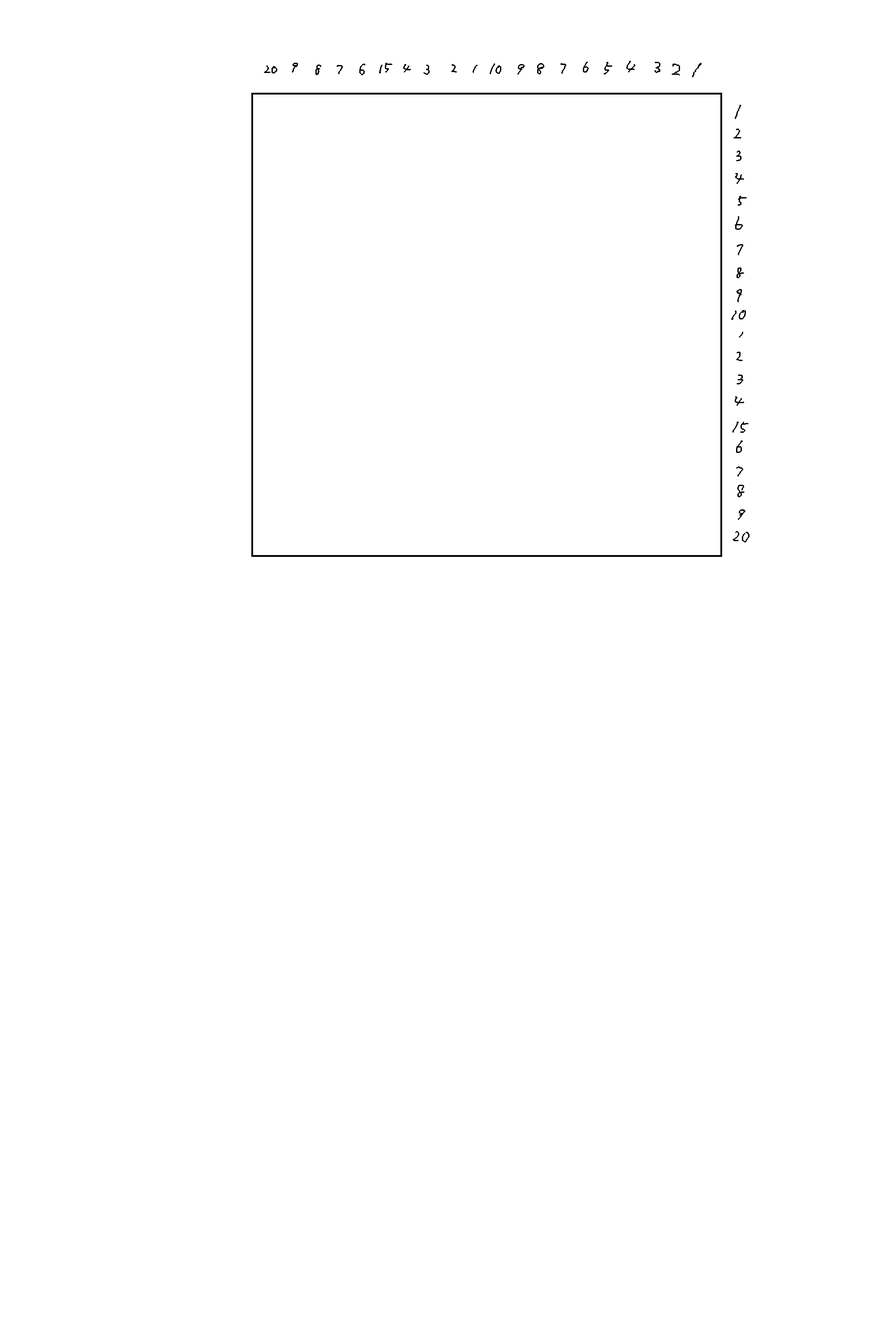
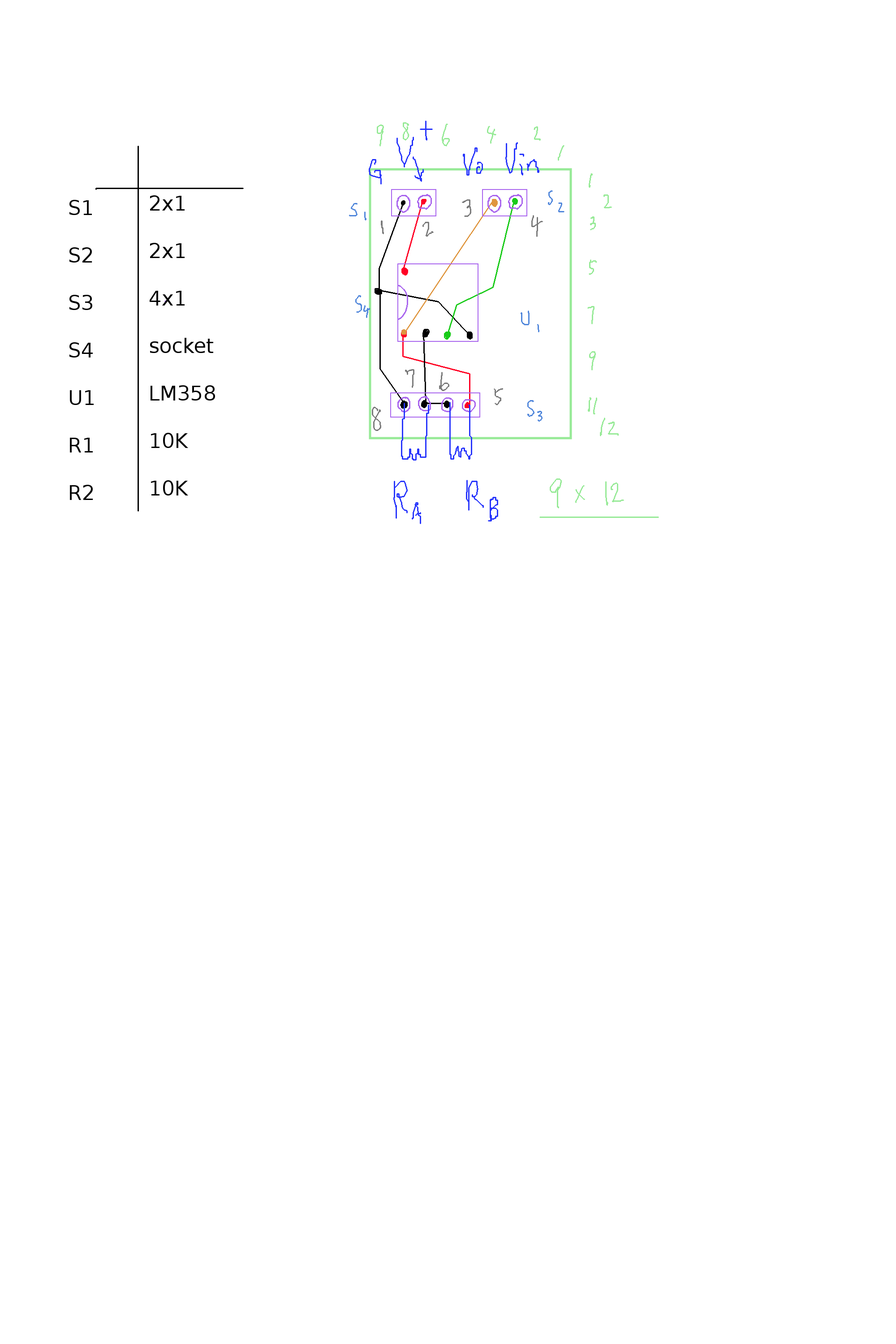
Two versions of the same layered image (896 × 1344). Layer-by-layer changes:
painted on "memo_parts_num" over [348, 190, 565, 431]
added layer "2x1 ..." above "S1 ..." over [149, 195, 215, 496]
added layer "S1 ..." above "memos" over [69, 199, 94, 500]
painted on "memos" over [95, 120, 540, 524]
painted on "parts" over [164, 188, 528, 418]
painted on "wires(*)" over [401, 197, 518, 340]
painted on "wires(-)" over [374, 200, 473, 409]
painted on "wires" over [400, 198, 471, 408]
painted on "BB_2" over [368, 122, 659, 518]
hid "BB" over [251, 60, 750, 557]
